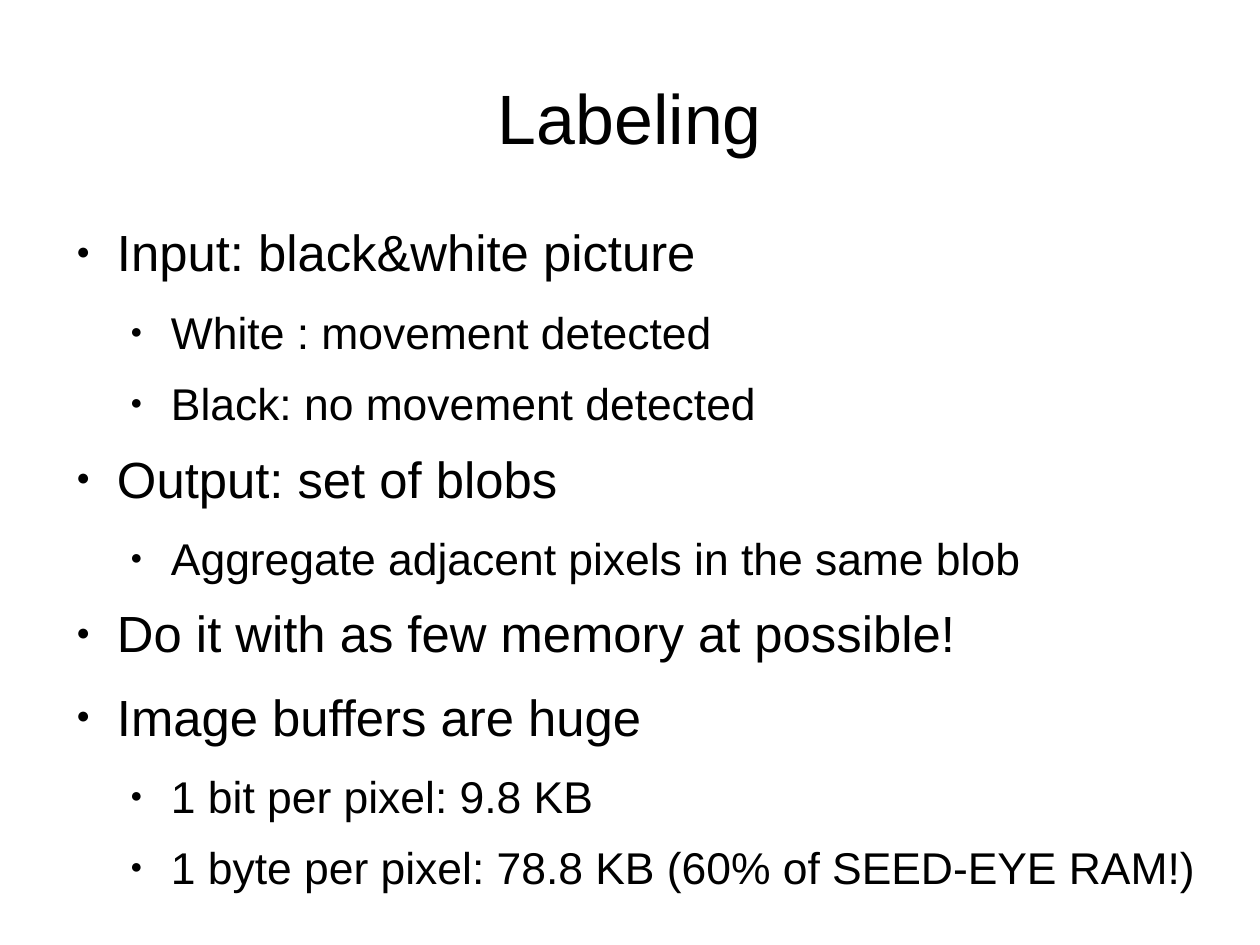
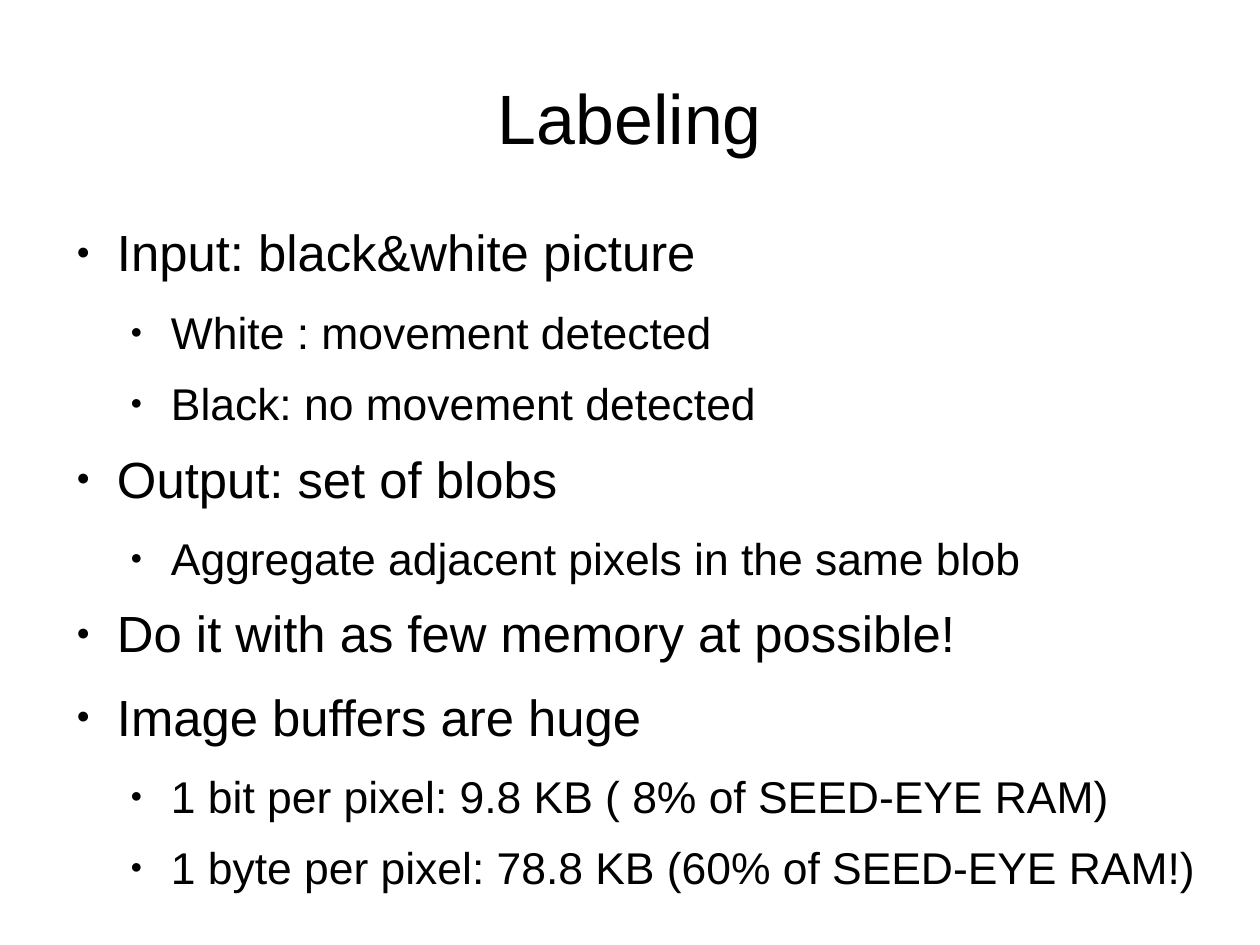
Before and after one commit to 0Chuzz/SNproject, a slide deck: slide 7 of slides.odp (slide 6 before the commit). Drawn at 1260x945 pixels with LibreOffice and Linux fonts; fonts in the diff are those of the drawing. Boxes give left, top, right and bottom in pixels: in the first picture for what was removed or moved away, otherwise in the second. Text is boxed around its words. In the diff, an @@ line names an element or a change of style, - is before the commit and + after.

```diff
--- a/slides.odp
+++ b/slides.odp
@@ text at bbox=[171, 780, 1108, 822]: text changed @@
-  ● 1 bit per pixel: 9.8 KB
+  ● 1 bit per pixel: 9.8 KB ( 8% of SEED-EYE RAM)
```
Also in this commit, not shown: 6 other slides changed, 6 slides added, 1 slide removed.
